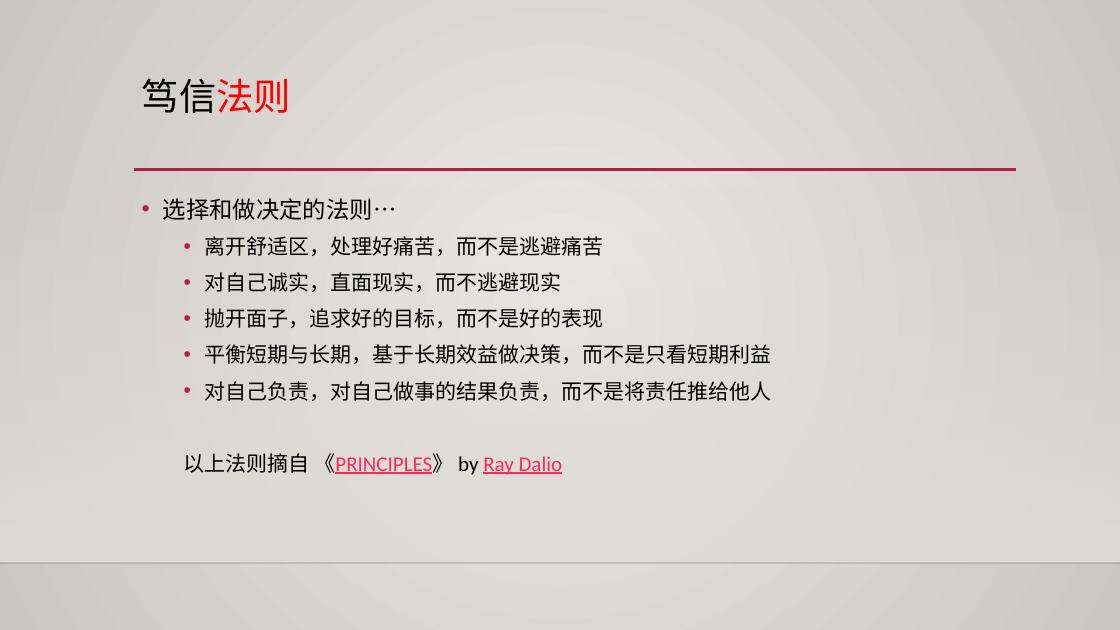
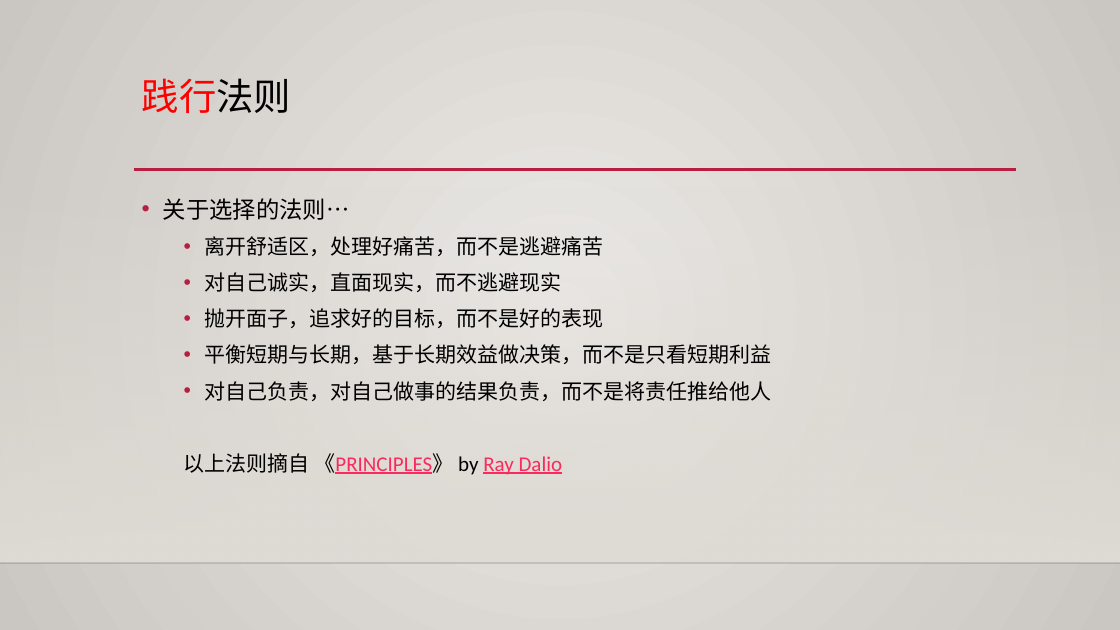
Before and after one commit to yangoliver/mydoc, a slide deck: slide 11 of slides/2016/career_personal_dev.pptx (slide 10 before the commit). Drawn at 1120x630 pixels with LibreOffice and Linux fonts; fonts in the diff are those of the drawing; background and template pictures are left out. Boxes give left, top, right and bottom in pixels: in the first picture for what was removed or moved away, otherwise in the second. Text is boxed around its words. In the diff, an @@ line names an element or a change of style, - is before the commit and + after.

```diff
--- a/slides/2016/career_personal_dev.pptx
+++ b/slides/2016/career_personal_dev.pptx
@@ title at [142, 78, 291, 113]: text changed; text colour #000000 to #FF0000 @@
-笃信法则
+践行法则
@@ text at [163, 198, 350, 220]: text changed @@
-• 选择和做决定的法则…
+• 关于选择的法则…
```
Also in this commit, not shown: 10 other slides changed.
